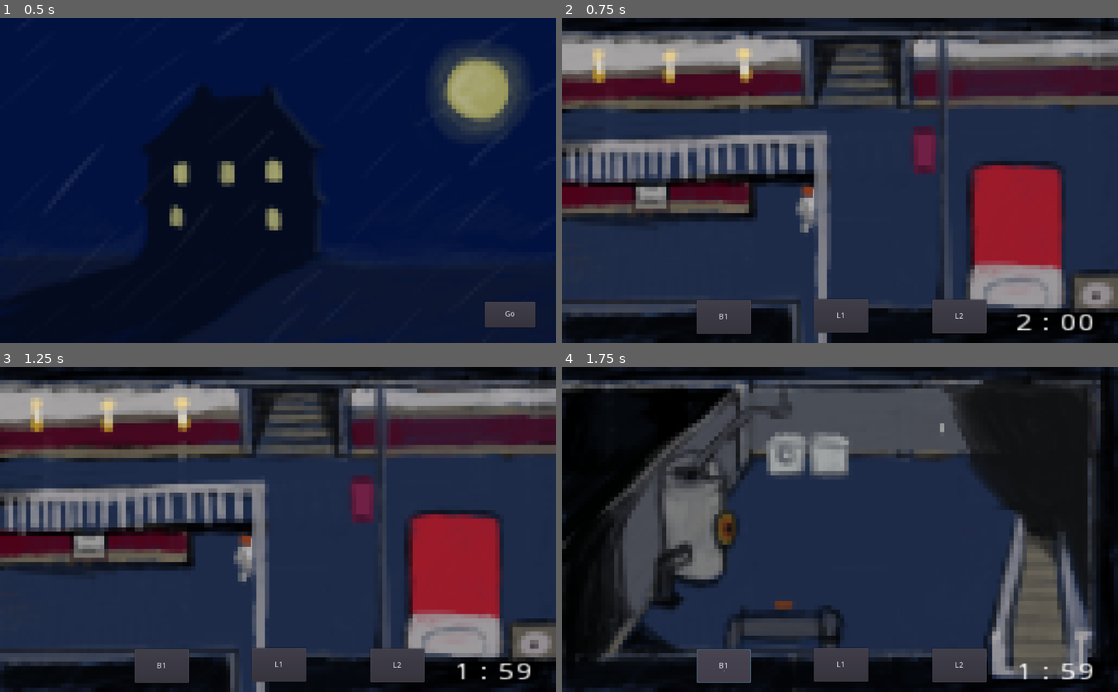
Above: before the commit, frames 1-4 (two rows, left to right).
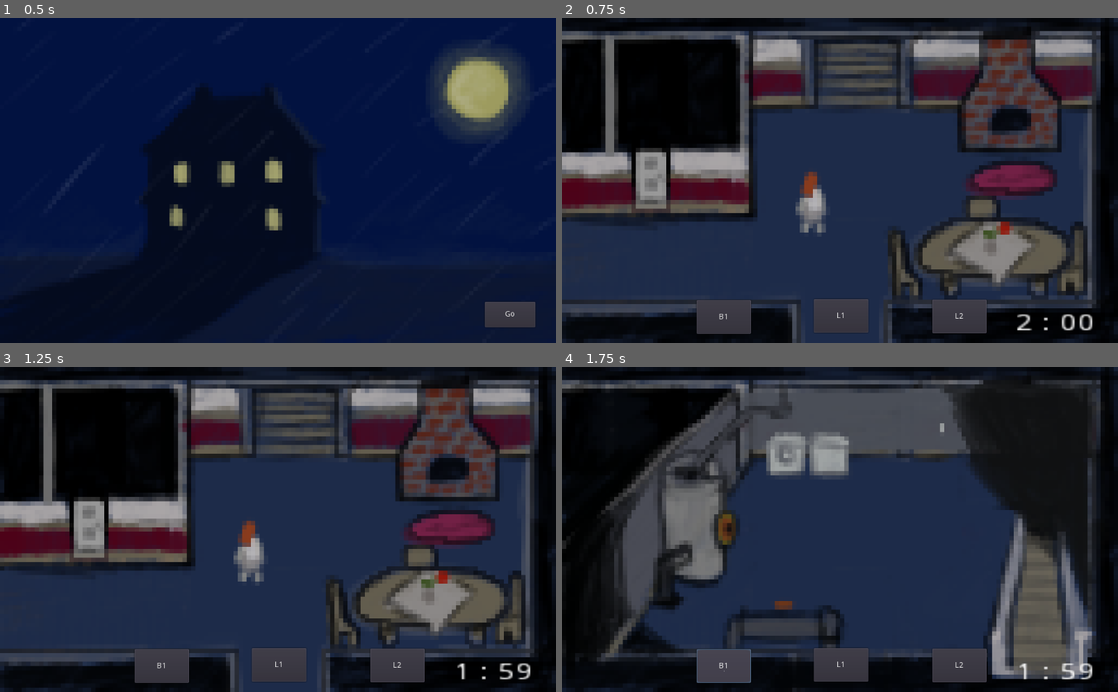
Above: after the commit, the same moments.

Repository: riceisnice/haunt-or-be-haunted
Game: Godot game, scene res://MainMenu.tscn
Two runs of this game, one before a commit and one after it. Both use one fixed random seed, a clock stepped at 60 frames per second and the inputs below. The engine's default icon, where the game draws it, is replaced by a stand-in: a white triangle on a blue panel in a dark square.
Inputs:
- Up to frame 1 (0.5 s): no input
- Up to frame 2 (0.75 s): click "Go" at 0.5 s
- Up to frame 3 (1.25 s): no input
- Up to frame 4 (1.75 s): click "B1" at 1.25 s

Frame 1 is identical in both runs. In frame 2, 40% of the frame differs, in the area x 0-100%, y 4-100%; in frame 3, 40%; in frame 4, nothing differs.

Commit message:
Add files via upload

Diff:
--- a/TestRoom.tscn
+++ b/TestRoom.tscn
@@ -25,7 +25,6 @@
 [ext_resource path="res://Sprites/deathDark.png" type="Texture" id=23]
 [ext_resource path="res://Scripts/Death.gd" type="Script" id=24]
 
-
 [sub_resource type="NavigationPolygon" id=1]
 
 vertices = PoolVector2Array( 606, 184, 711, 186, 702, 343, 657, 373, 595, 351, 591, 520, -74, 530, -71, 382, 127, 381, 201, 385, 484, 177, 483, 65, 605, 65, 362, 382, 363, 179, 133, 351, 194, 350 )
@@ -44,7 +43,7 @@
 polygons = [ PoolIntArray( 0, 1, 2, 3, 4 ), PoolIntArray( 5, 6, 7, 8 ), PoolIntArray( 4, 5, 8, 9 ), PoolIntArray( 4, 9, 0 ), PoolIntArray( 10, 11, 12, 4, 3 ) ]
 outlines = [ PoolVector2Array( 479, -45, 476, 170, 502, 180, 502, 397, 685, 399, 675, 244, 755, 241, 936, 244, 943, 446, 1013, 449, 1014, 172, 614, 176, 611, -45 ) ]
 
-[node name="TestRoom" type="Node2D"]
+[node name="TestRoom" type="Node2D" index="0"]
 
 script = ExtResource( 1 )
 _sections_unfolded = [ "Transform" ]
@@ -206,6 +205,7 @@
 [node name="TopFloor" type="Sprite" parent="." index="4"]
 
 editor/display_folded = true
+visible = false
 position = Vector2( 512, 300 )
 scale = Vector2( 8, 8 )
 texture = ExtResource( 14 )
